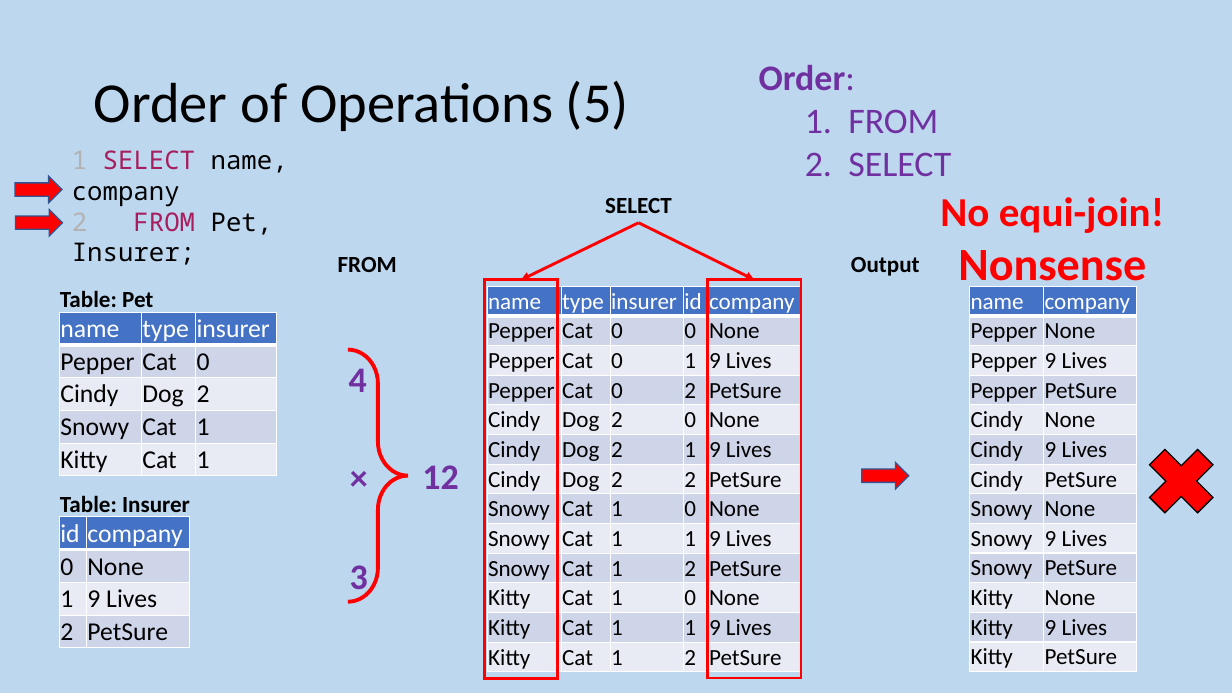
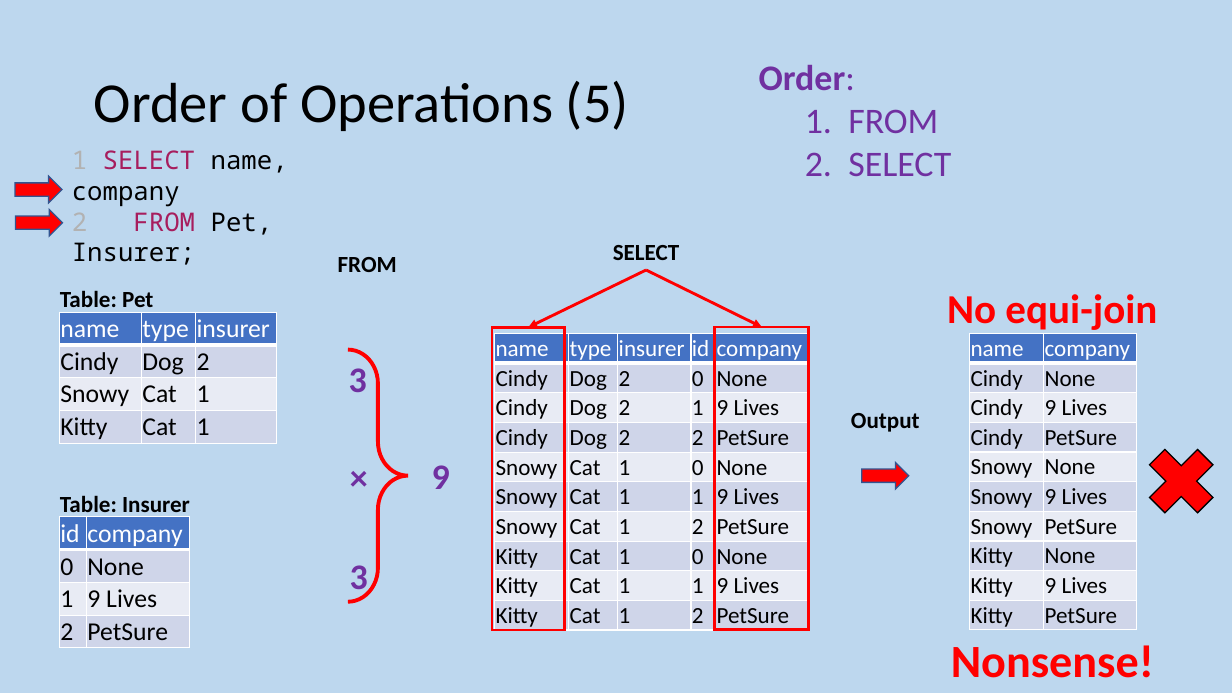
Before and after one commit to MrFriendCS/MrFriendCS.github.io, a slide deck: slide 87 of n5-cs/ddd/N5 CS DDD Slides.pptx. Drawn at 1232x693 pixels with LibreOffice and Linux fonts; fonts in the diff are those of the drawing. Boxes give left, top, right and bottom in pixels: in the first picture for what was removed or moved away, otherwise in the second. Text is boxed around its words. In the diff, an @@ line names an element or a change of style, - is before the commit and + after.

```diff
--- a/n5-cs/ddd/N5 CS DDD Slides.pptx
+++ b/n5-cs/ddd/N5 CS DDD Slides.pptx
@@ text "SELECT" moved from (x1=605, y1=198, x2=672, y2=213) to (x1=613, y1=245, x2=680, y2=260) @@
@@ arrow moved from (639, 223) - (521, 280) to (646, 270) - (529, 327) @@
@@ arrow moved from (639, 223) - (754, 280) to (646, 270) - (762, 327) @@
@@ text at (x1=947, y1=294, x2=1157, y2=330): text changed @@
-No equi-join!
-Nonsense
+No equi-join
@@ table at (x1=59, y1=312, x2=277, y2=444) @@
-row 2: Pepper | Cat | 0
@@ rectangle resized from (x1=484, y1=280, x2=557, y2=678) to (x1=493, y1=327, x2=566, y2=630) @@
@@ rectangle resized from (x1=708, y1=280, x2=801, y2=678) to (x1=715, y1=327, x2=809, y2=630) @@
@@ table at (x1=494, y1=334, x2=809, y2=633) @@
-row 2: Pepper | Cat | 0 | 0 | None
-row 3: Pepper | Cat | 0 | 1 | 9 Lives
-row 4: Pepper | Cat | 0 | 2 | PetSure
@@ table resized from (x1=487, y1=287, x2=801, y2=673) to (x1=494, y1=334, x2=809, y2=633) @@
@@ table at (x1=970, y1=334, x2=1137, y2=631) @@
-row 2: Pepper | None
-row 3: Pepper | 9 Lives
-row 4: Pepper | PetSure
@@ table resized from (x1=970, y1=287, x2=1137, y2=672) to (x1=970, y1=334, x2=1137, y2=631) @@
@@ text at (x1=349, y1=368, x2=367, y2=392): text changed @@
-4
+3
@@ text "Output" moved from (x1=851, y1=257, x2=920, y2=276) to (x1=851, y1=413, x2=920, y2=432) @@
@@ text at (x1=432, y1=465, x2=450, y2=489): text changed @@
-12
+9
@@ text added at (x1=951, y1=645, x2=1154, y2=678), 36 pt, text #FF0000, bold @@
+Nonsense!
```
Also in this commit, not shown: 2 other slides changed.
